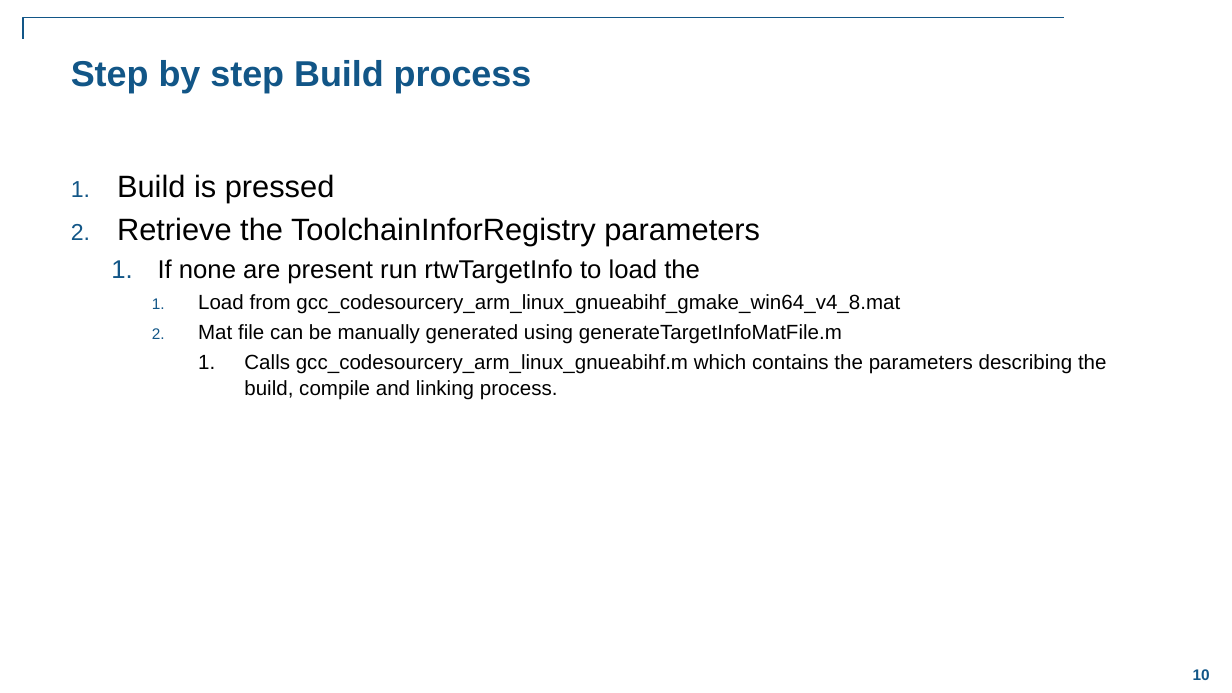
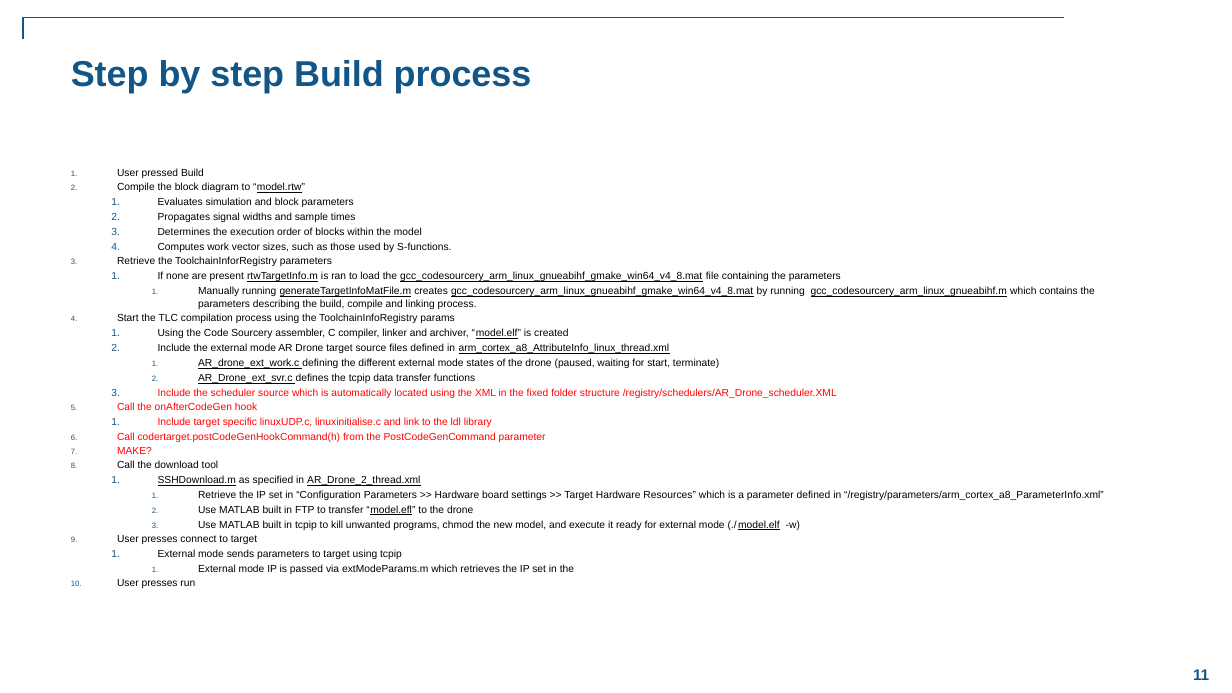
Before and after one commit to darenlee/SimulinkARDroneTarget, a slide deck: slide 11 of Docs/Generating code for the AR Drone 2.pptx (slide 10 before the commit). Drawn at 1232x693 pixels with LibreOffice and Linux fonts; fonts in the diff are those of the drawing; background and template pictures are left out. Boxes give left, top, right and bottom in pixels: in the first picture for what was removed or moved away, otherwise in the second. Text is boxed around its words. In the diff, an @@ line names an element or a change of style, - is before the commit and + after.

Commit message:
Simplified example 1 Improved example 2 Changed example 3 to normal mode video streaming Added networking blocks to AR Drone 2 Library Updated documentation of example 2, 3 Started work on example 4: Reading and logging sensor data

```diff
--- a/Docs/Generating code for the AR Drone 2.pptx
+++ b/Docs/Generating code for the AR Drone 2.pptx
@@ text at bbox=[117, 168, 451, 252]: text changed; size 24 to 8 pt @@
-1. Build is pressed
+1. User pressed Build
+2. Compile the block diagram to “model.rtw”
+  1. Evaluates simulation and block parameters
+  2. Propagates signal widths and sample times
+  3. Determines the execution order of blocks within the model
+  4. Computes work vector sizes, such as those used by S-functions.
@@ text at bbox=[117, 257, 332, 266]: size 24 to 8 pt in "Retrieve the ToolchainInforRegistry parameters"; less space between paragraphs @@
@@ text at bbox=[117, 272, 1104, 588]: text changed; size 16 to 8 pt @@
-  1. If none are present run rtwTargetInfo to load the
-    1. Load from gcc_codesourcery_arm_linux_gnueabihf_gmake_win64_v4_8.mat
-    2. Mat file can be manually generated using generateTargetInfoMatFile.m
-      1. Calls gcc_codesourcery_arm_linux_gnueabihf.m which contains the parameters describing the build, compile and linking process.
+  1. If none are present rtwTargetInfo.m is ran to load the gcc_codesourcery_arm_linux_gnueabihf_gmake_win64_v4_8.mat file containing the parameters
+    1. Manually running generateTargetInfoMatFile.m creates gcc_codesourcery_arm_linux_gnueabihf_gmake_win64_v4_8.mat by running gcc_codesourcery_arm_linux_gnueabihf.m which contains the parameters describing the build, compile and linking process.
+4. Start the TLC compilation process using the ToolchainInfoRegistry params
+  1. Using the Code Sourcery assembler, C compiler, linker and archiver, “model.elf” is created
+  2. Include the external mode AR Drone target source files defined in arm_cortex_a8_AttributeInfo_linux_thread.xml
+    1. AR_drone_ext_work.c defining the different external mode states of the drone (paused, waiting for start, terminate)
+    2. AR_Drone_ext_svr.c defines the tcpip data transfer functions
+  3. Include the scheduler source which is automatically located using the XML in the fixed folder structure /registry/schedulers/AR_Drone_scheduler.XML
+5. Call the onAfterCodeGen hook
+  1. Include target specific linuxUDP.c, linuxinitialise.c and link to the ldl library
+6. Call codertarget.postCodeGenHookCommand(h) from the PostCodeGenCommand parameter
+7. MAKE?
+8. Call the download tool
+  1. SSHDownload.m as specified in AR_Drone_2_thread.xml
+    1. Retrieve the IP set in “Configuration Parameters >> Hardware board settings >> Target Hardware Resources” which is a parameter defined in “/registry/parameters/arm_cortex_a8_ParameterInfo.xml”
+    2. Use MATLAB built in FTP to transfer “model.efl” to the drone
+    3. Use MATLAB built in tcpip to kill unwanted programs, chmod the new model, and execute it ready for external mode (./model.elf -w)
+9. User presses connect to target
+  1. External mode sends parameters to target using tcpip
+    1. External mode IP is passed via extModeParams.m which retrieves the IP set in the
+10. User presses run
@@ page number at bbox=[1193, 669, 1209, 680]: text changed @@
-10
+11
```
Also in this commit, not shown: 3 other slides changed, 1 slide added, 32 other files.
